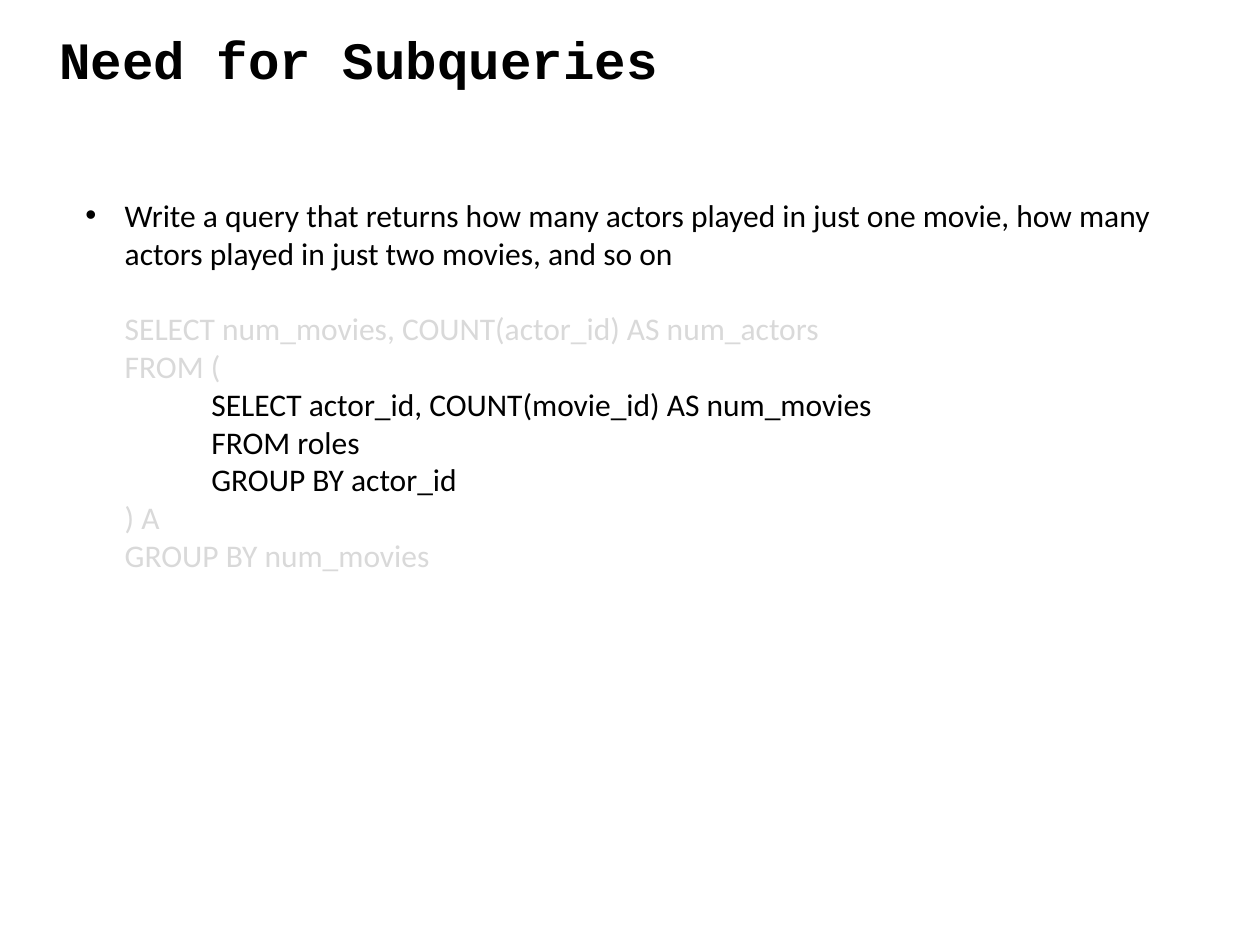
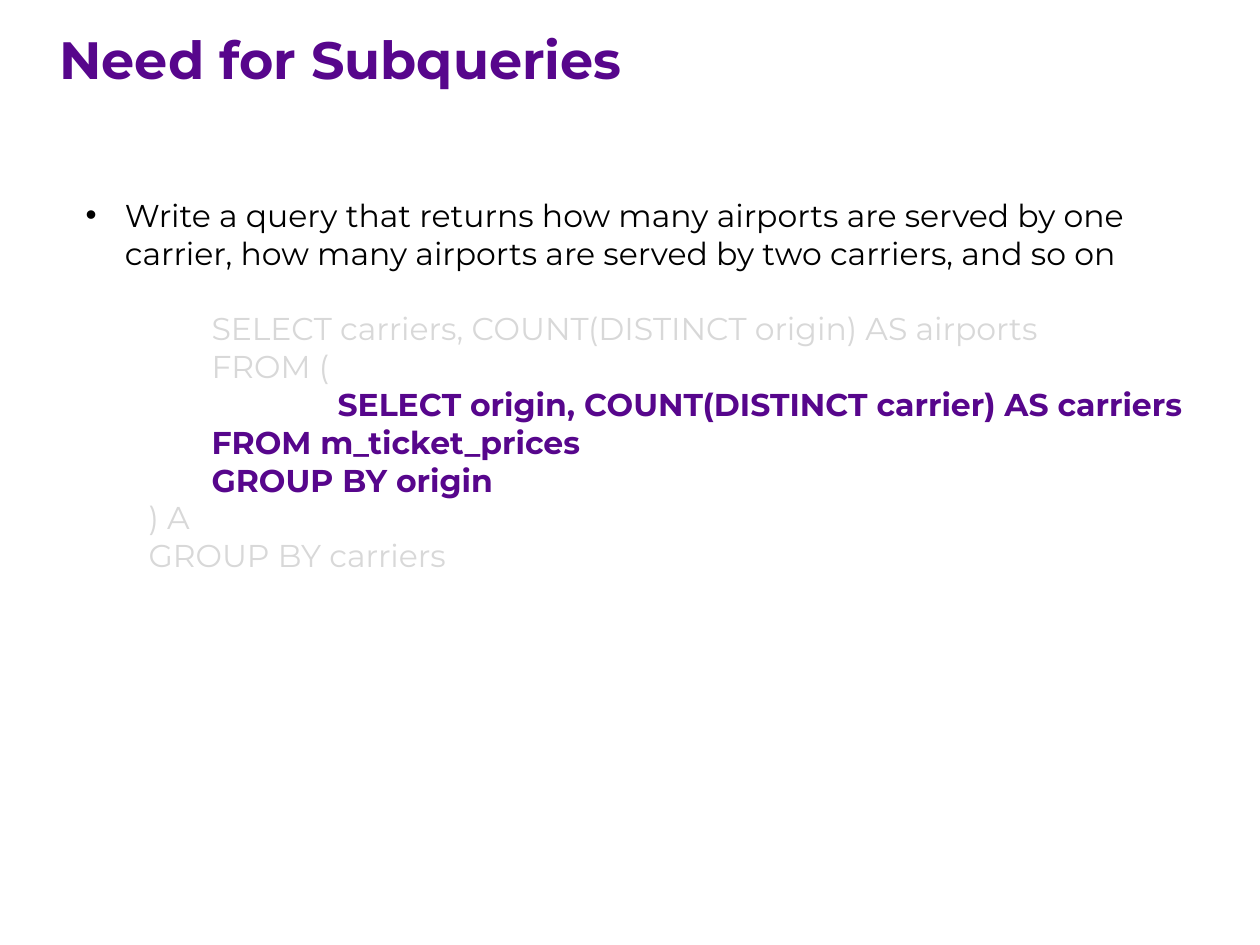
Before and after one commit to ipeirotis/introduction-to-databases, a slide deck: slide 8 of session6/F-SQL_Subqueries.pptx (slide 4 before the commit). Drawn at 1260x945 pixels with LibreOffice and Linux fonts; fonts in the diff are those of the drawing. Boxes give left, top, right and bottom in pixels: in the first picture for what was removed or moved away, otherwise in the second. Text is boxed around its words. In the diff, an @@ line names an element or a change of style, - is before the commit and + after.

```diff
--- a/session6/F-SQL_Subqueries.pptx
+++ b/session6/F-SQL_Subqueries.pptx
@@ text "Need for Subqueries" at (59,37,621,90): font Courier New to Montserrat, text colour #000000 to #57068C @@
@@ text at (125,203,1183,576): text changed; font Calibri to Montserrat @@
-• Write a query that returns how many actors played in just one movie, how many actors played in just two movies, and so on
-  SELECT num_movies, COUNT(actor_id) AS num_actors
-  FROM (
-  SELECT actor_id, COUNT(movie_id) AS num_movies
-  FROM roles
-  GROUP BY actor_id
-  ) A
-  GROUP BY num_movies
+• Write a query that returns how many airports are served by one carrier, how many airports are served by two carriers, and so on
+  SELECT carriers, COUNT(DISTINCT origin) AS airports
+  FROM (
+  SELECT origin, COUNT(DISTINCT carrier) AS carriers
+FROM m_ticket_prices
+GROUP BY origin
+) A
+GROUP BY carriers
```
Also in this commit, not shown: 17 other slides changed, 5 slides added, 2 slides removed.
